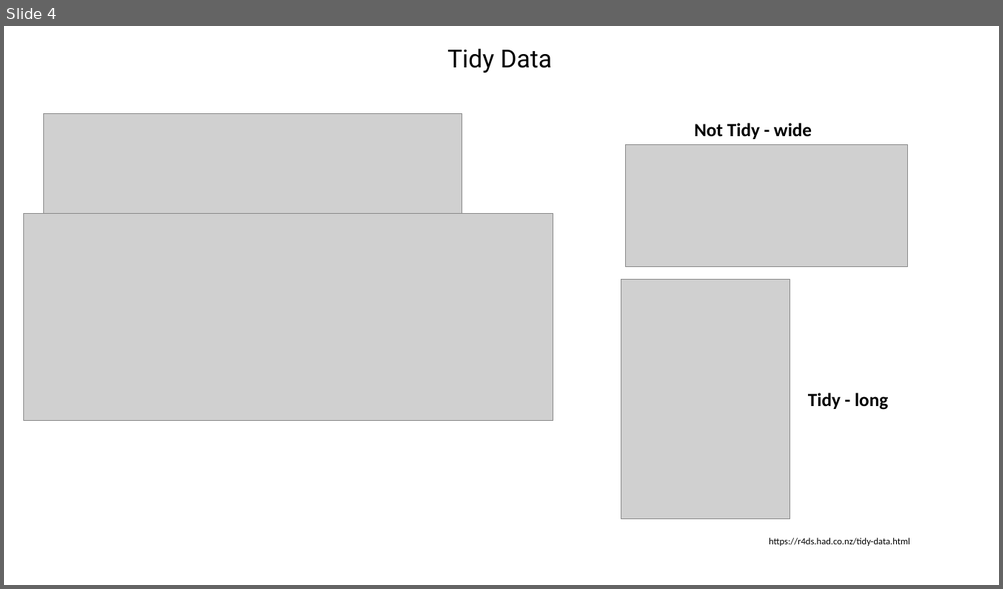
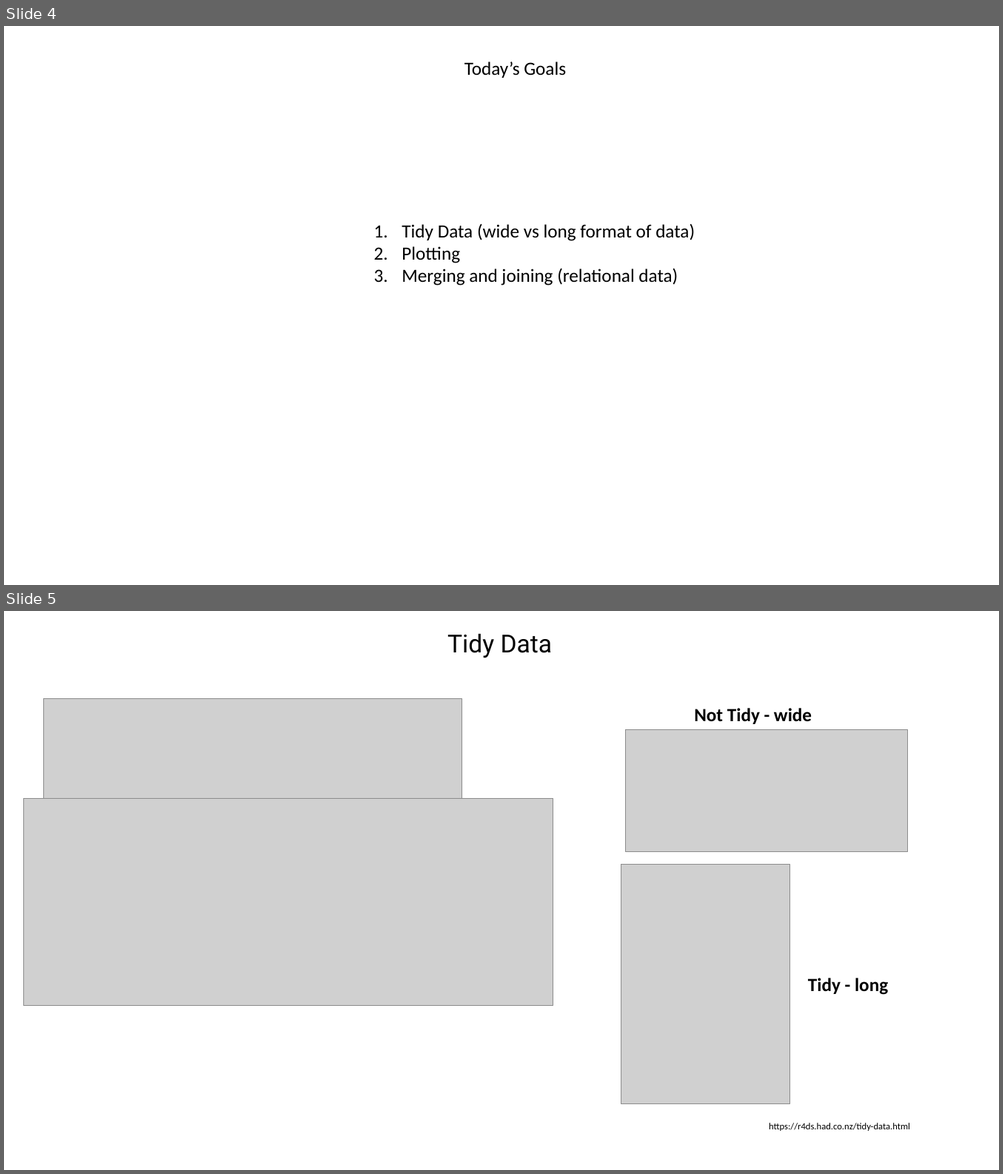
Before and after one commit to jraab/GNET749_RNAseq, a slide deck: lectures/2023_GNET749_Lecture2.pptx. Shown one above the other, each under a label of ours: slide 4 before the commit, slides 4 and 5 after it. The pictures are 1003x589 and 1003x1174 pixels, drawn with LibreOffice and Linux fonts; fonts in the diff are those of the drawing; grey boxes stand for pictures. Boxes give left, top, right and bottom in pixels: in the first picture for what was removed or moved away, otherwise in the second. Text is boxed around its words. In the diff, an @@ line names an element or a change of style, - is before the commit and + after.

```diff
--- a/lectures/2023_GNET749_Lecture2.pptx
+++ b/lectures/2023_GNET749_Lecture2.pptx
@@ slide 4 added at <box>4,26,999,585</box>, background #FFFFFF @@
@@ text added at <box>464,62,566,78</box>, 18 pt, text #000000 @@
+Today’s Goals
@@ text added at <box>401,224,694,286</box>, 18 pt, text #000000 @@
+1. Tidy Data (wide vs long format of data)
+2. Plotting
+3. Merging and joining (relational data)
@@ what was slide 4 is now slide 5 @@
```
Also in this commit, not shown: 4 slides changed, 2 other slides added, 1 slide removed, 7 other files.
